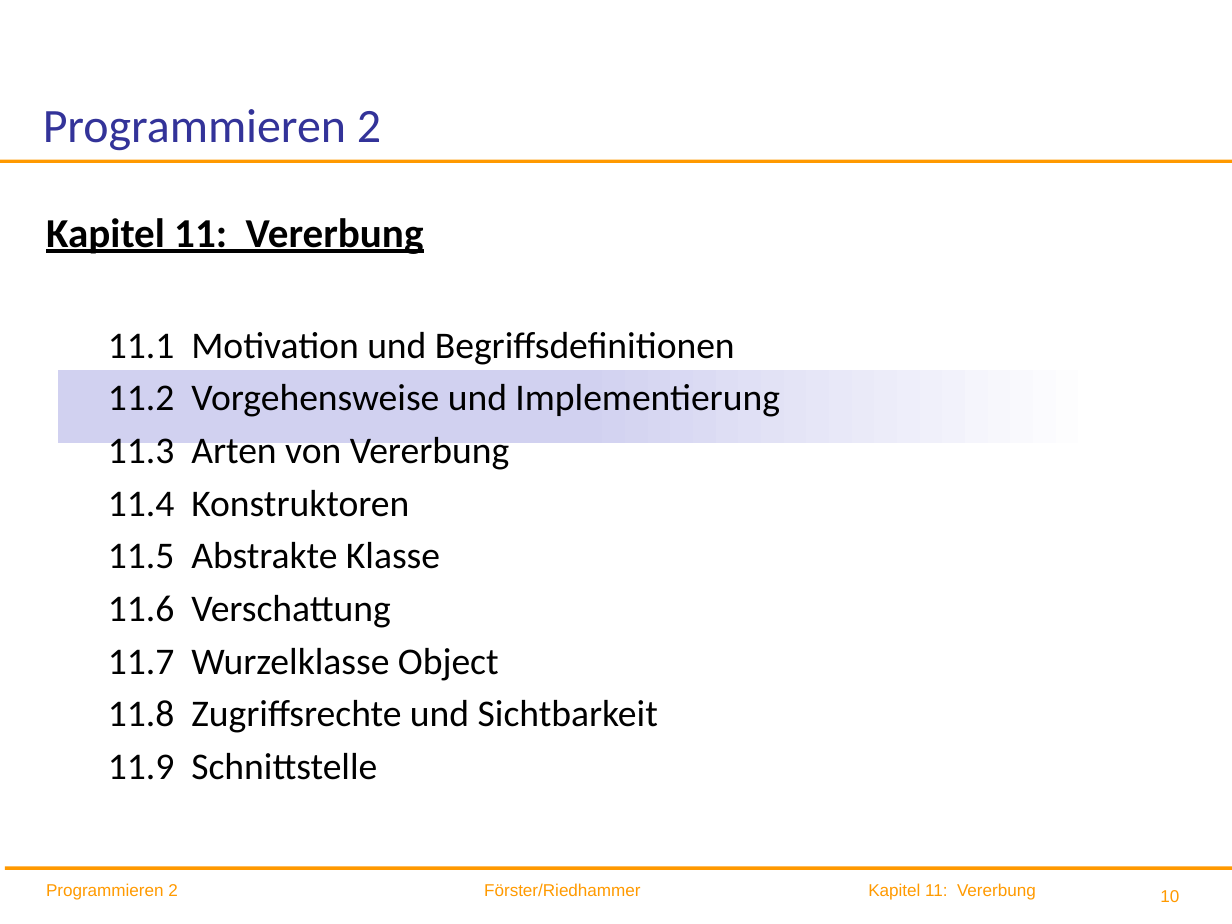
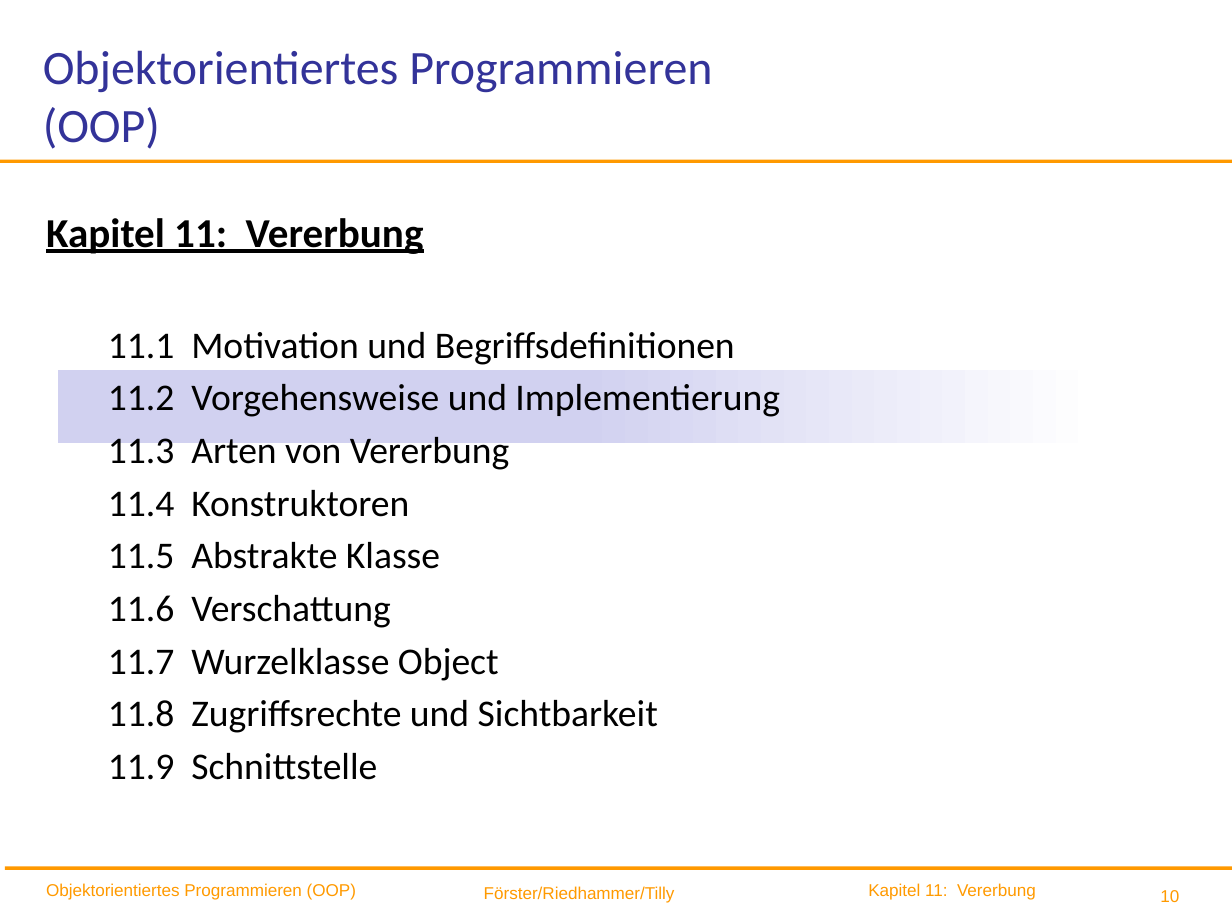
Before and after one commit to ingexue/hsro-wif-oop.github.io, a slide deck: slide 10 of 11-vererbung/vererbung.pptx. Drawn at 1232x924 pixels with LibreOffice and Linux fonts; fonts in the diff are those of the drawing; background and template pictures are left out. Boxes give left, top, right and bottom in pixels: in the first picture for what was removed or moved away, otherwise in the second. Text is boxed around its words. In the diff, an @@ line names an element or a change of style, - is before the commit and + after.

```diff
--- a/11-vererbung/vererbung.pptx
+++ b/11-vererbung/vererbung.pptx
@@ title at box(43, 50, 712, 149): text changed @@
-Programmieren 2
+Objektorientiertes Programmieren (OOP)
@@ text at box(46, 883, 356, 900): text changed @@
-Programmieren 2
+Objektorientiertes Programmieren (OOP)
@@ text at box(484, 886, 675, 903): text changed @@
-Förster/Riedhammer
+Förster/Riedhammer/Tilly
```
Also in this commit, not shown: 74 other slides changed, 4 other files.
